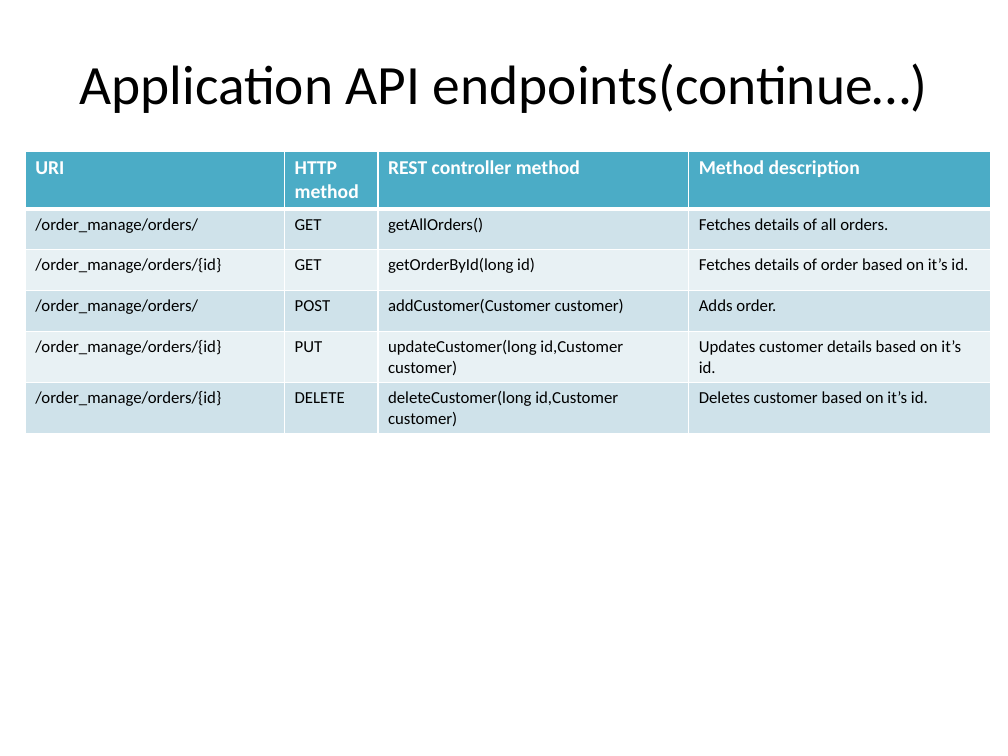
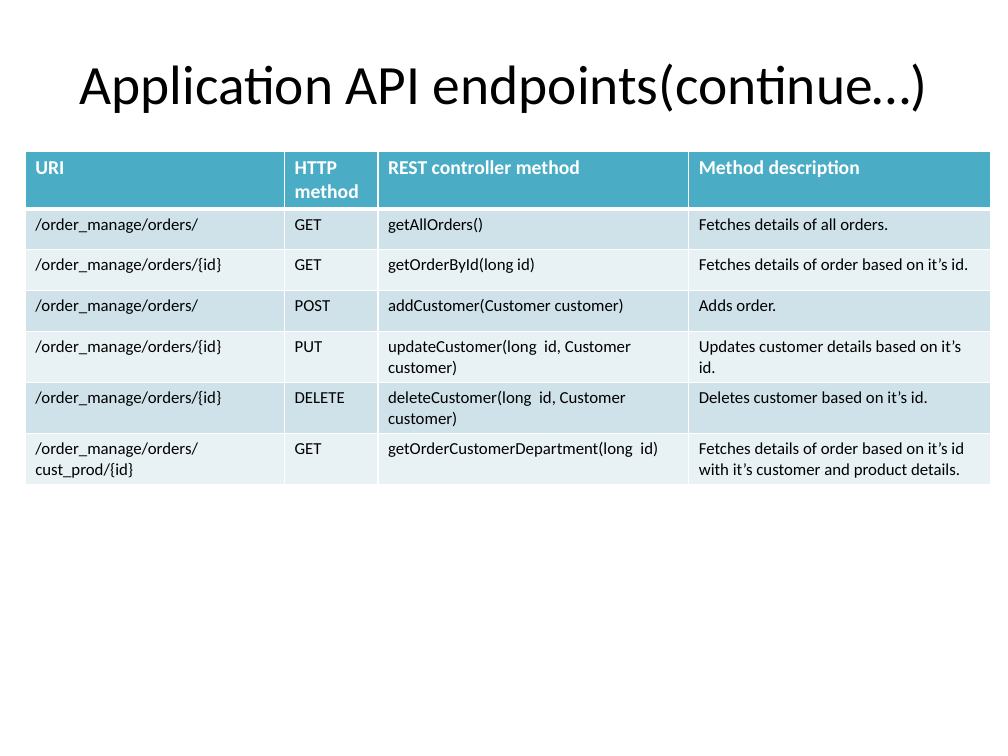
Before and after one commit to hannaJava/Order_Management_Project_Mono_Repo, a slide deck: slide 7 of Presentation/application_design.pptx. Drawn at 1008x756 pixels with LibreOffice and Linux fonts; fonts in the diff are those of the drawing. Boxes give left, top, right and bottom in pixels: in the first picture for what was removed or moved away, otherwise in the second. Text is boxed around its words. In the diff, an @@ line names an element or a change of style, - is before the commit and + after.

```diff
--- a/Presentation/application_design.pptx
+++ b/Presentation/application_design.pptx
@@ table at (x1=25, y1=151, x2=991, y2=482) @@
-row 5: /order_manage/orders/{id} | PUT | updateCustomer(long id,Customer customer) | Updates customer details based on it’s id.
-row 6: /order_manage/orders/{id} | DELETE | deleteCustomer(long id,Customer customer) | Deletes customer based on it’s id.
+row 5: /order_manage/orders/{id} | PUT | updateCustomer(long id, Customer customer) | Updates customer details based on it’s id.
+row 6: /order_manage/orders/{id} | DELETE | deleteCustomer(long id, Customer customer) | Deletes customer based on it’s id.
+row 7: /order_manage/orders/cust_prod/{id} | GET | getOrderCustomerDepartment(long id) | Fetches details of order based on it’s id with it’s customer and product details.
```
Also in this commit, not shown: 8 other files.
